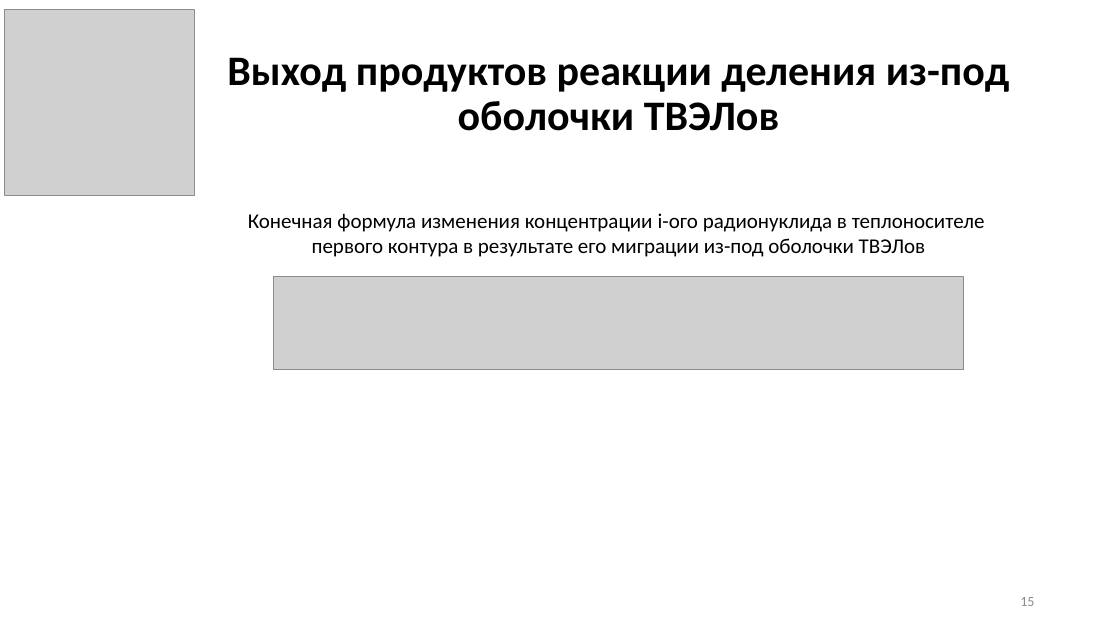
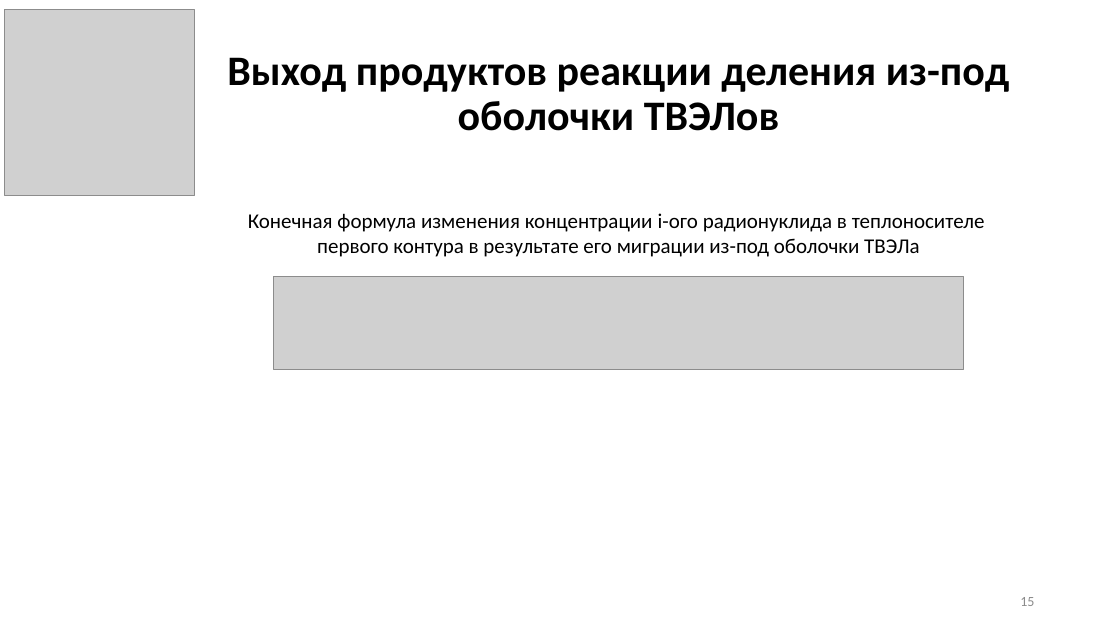
Before and after one commit to GolovPavel/diploma_golov, a slide deck: slide 15 of practice/presentation/practice.pptx. Drawn at 1120x630 pixels with LibreOffice and Linux fonts; fonts in the diff are those of the drawing; grey boxes stand for pictures. Boxes give left, top, right and bottom in pixels: in the first picture for what was removed or moved away, otherwise in the second. Text is boxed around its words. In the diff, an @@ line names an element or a change of style, - is before the commit and + after.

```diff
--- a/practice/presentation/practice.pptx
+++ b/practice/presentation/practice.pptx
@@ text at (x1=317, y1=238, x2=919, y2=257): text changed @@
-первого контура в результате его миграции из-под оболочки ТВЭЛов
+первого контура в результате его миграции из-под оболочки ТВЭЛа
```
Also in this commit, not shown: 1 other slide changed, 2 slides added.
